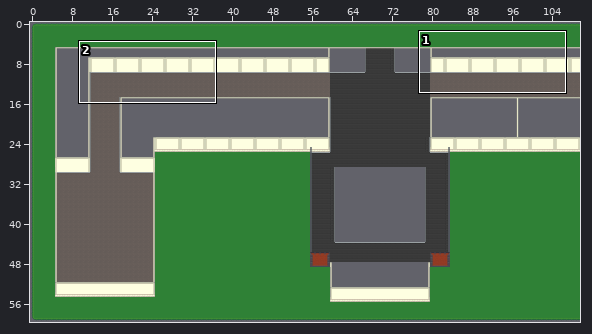
Level history. Tiled map: map/map.tmx. The first picture is a wide view before the edit; the outline marks the close-up.
Close-up. Before the edit:
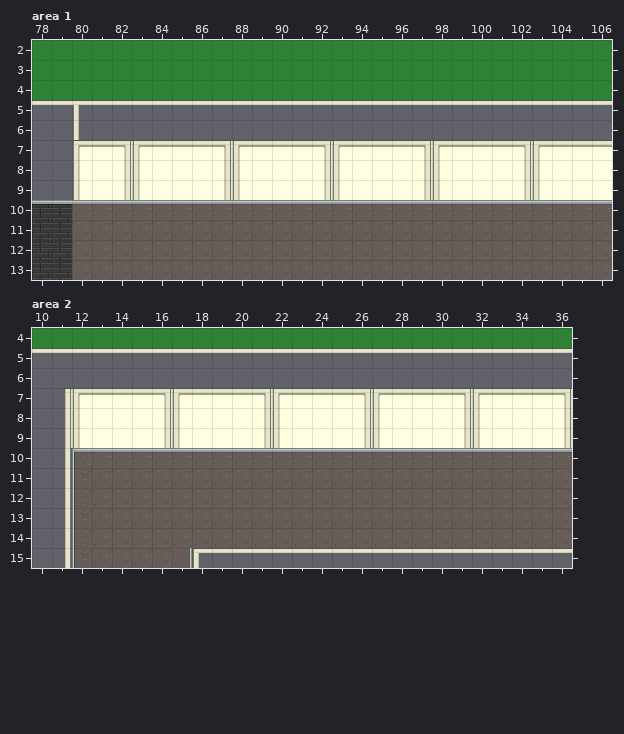
Cells are 32x32 px. Shown: area 1 x 78..106, y 2..13; area 2 x 10..36, y 4..15. The commit also changed other parts of the map, which this record leaves out.
Once edited:
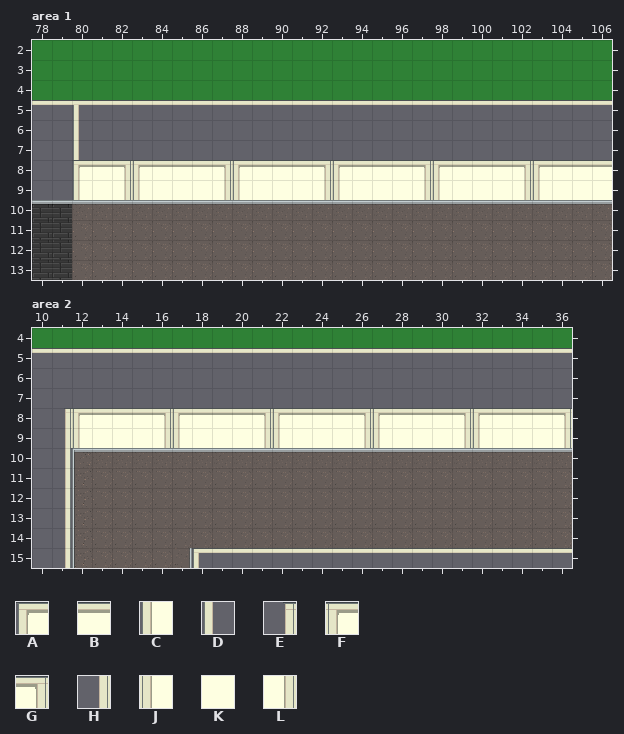
Key: from "victorian-mansion": A 0, B 1, C 13, D 21, E 46, F 47, G 49, H 59, J 60, K 61, L 62.
_ is an empty cell.
The exact change:
{"where": "layer \"top\", area 1"}
{"y":7,"x":80,"old":"ABGFBBBGFBBBGFBBBGFBBBGFBBB","new":"D__________________________"}
{"y":8,"x":80,"old":"CKLJKKKLJKKKLJKKKLJKKKLJKKK","new":"ABGFBBBGFBBBGFBBBGFBBBGFBBB"}
{"where": "layer \"top\", area 2"}
{"y":7,"x":11,"old":"EFBBBGFBBBGFBBBGFBBBGFBBBG","new":"__________________________"}
{"y":8,"x":11,"old":"HJKKKLJKKKLJKKKLJKKKLJKKKL","new":"EFBBBGFBBBGFBBBGFBBBGFBBBG"}
